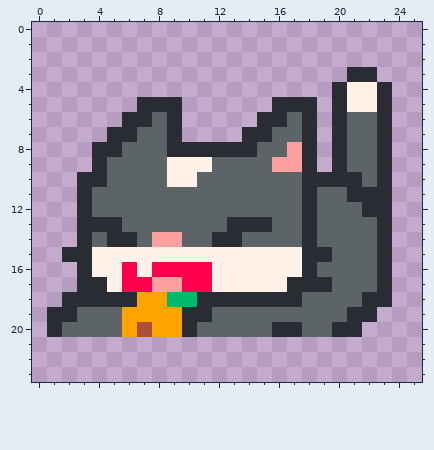
Two versions of one pixel-art sprite, sprites/player/cat0/attack/1.png. That is the earlier state.
The file is 26x24 pixels.
The result:
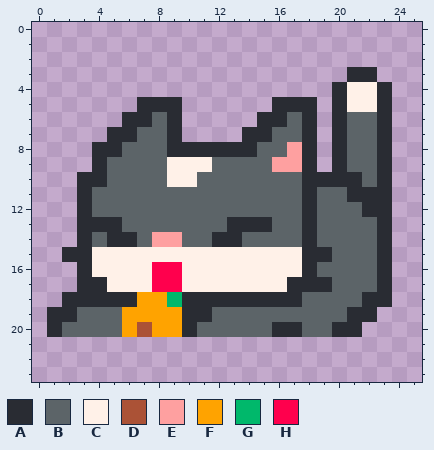
Palette (. is transparent): A #292c33  B #5c6468  C #fff1e8  D #ab5236  E #fea0a0  F #ffa300  G #00b86b  H #ff004d
The exact change:
The author changed colour G to colour A in row 18 at x 10.
The author changed colour H to colour C in row 16 at x 6 and 10 to 11; in row 17 at x 6 to 7 and 10 to 11.
The author changed colour E to colour H in row 17 at x 8 to 9.
Where, in picture pixels (left, top, right, bottom), the same in both pictures:
changed: (122, 262, 212, 307)
